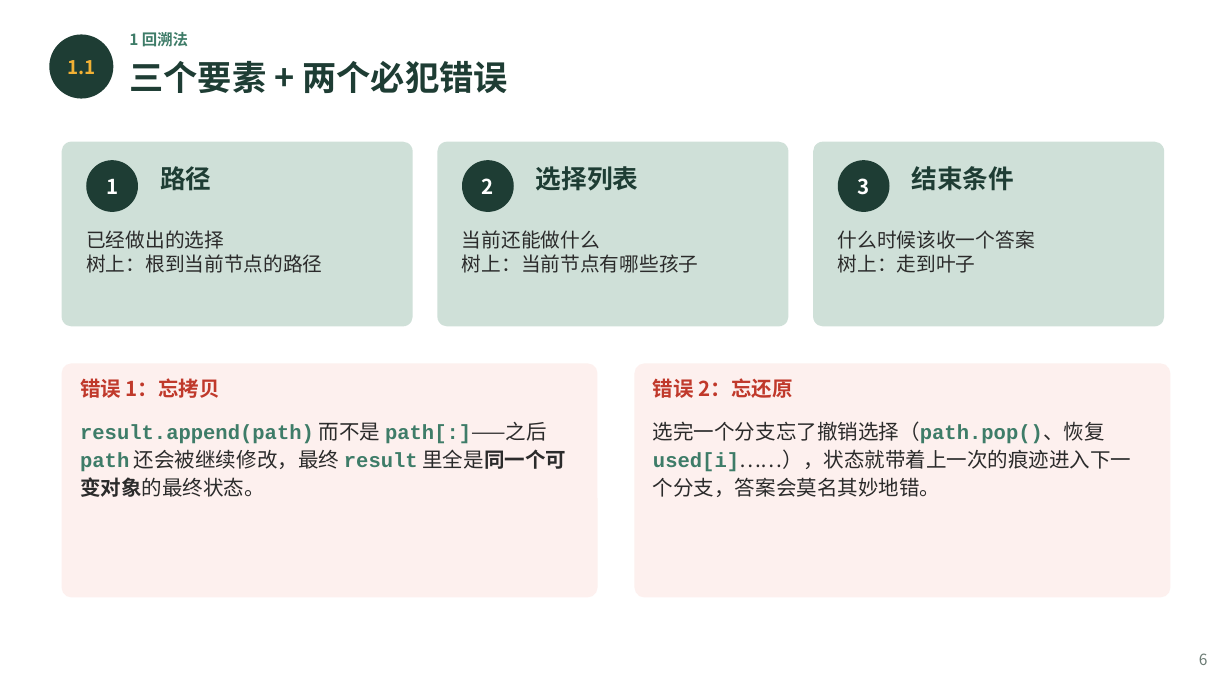
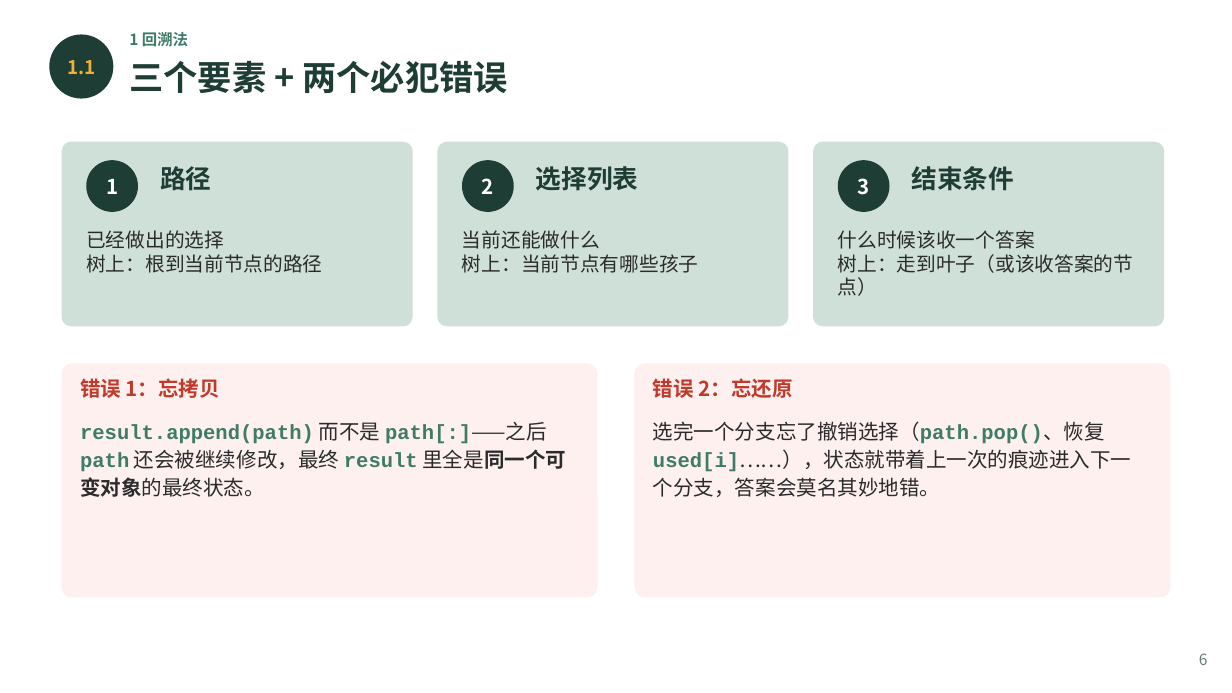
Before and after one commit to GMyhf/2026fall-cs101, a slide deck: slide 6 of courseware/202610_ADS_W09_Recursion_Backtracking_DSU.pptx. Drawn at 1232x693 pixels with LibreOffice and Linux fonts; fonts in the diff are those of the drawing. Boxes give left, top, right and bottom in pixels: in the first picture for what was removed or moved away, otherwise in the second. Text is boxed around its words. In the diff, an @@ line names an element or a change of style, - is before the commit and + after.

```diff
--- a/courseware/202610_ADS_W09_Recursion_Backtracking_DSU.pptx
+++ b/courseware/202610_ADS_W09_Recursion_Backtracking_DSU.pptx
@@ text at (x1=838, y1=254, x2=1134, y2=296): text changed @@
-树上：走到叶子
+树上：走到叶子（或该收答案的节点）
```
Also in this commit, not shown: 11 other files.
